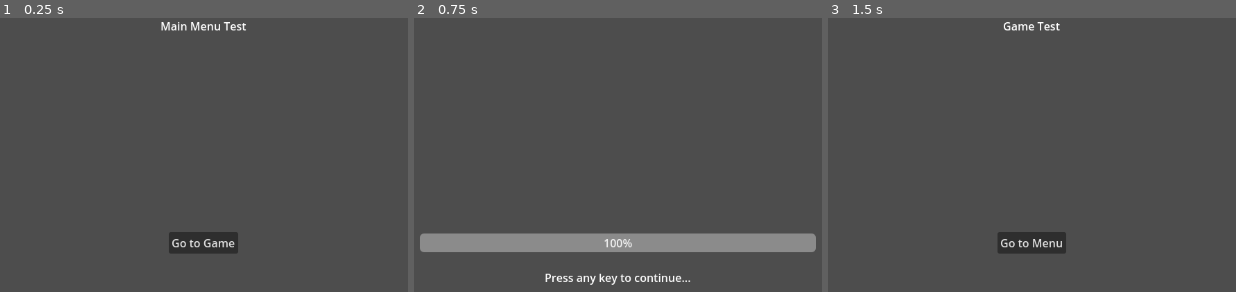
Above: before the commit, frames 1-3 (left to right).
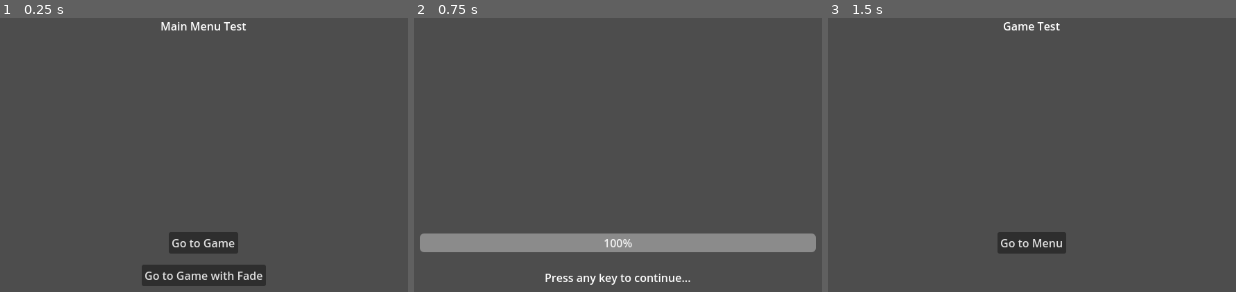
Above: after the commit, the same moments.

Repository: VargaDot/ComposerGodot
Game: Godot game, scene res://Menu/menu.tscn
The game is run twice, just before and just after one commit, with the same random seed, the same clock (stepped at 60 frames per second) and the same inputs.
Inputs:
- Up to frame 1 (0.25 s): no input
- Up to frame 2 (0.75 s): click "Go to Game" at 0.5 s
- Up to frame 3 (1.5 s): tap Enter (activate) at 1.25, 1.35 s

The runs differ from the first frame. In frame 1, 2.1% of the frame differs, in the area x 34-66%, y 90-98%; in frame 2, nothing differs; in frame 3, nothing differs.

Commit message:
Better loading screen support; removed LoadSettings

Diff:
--- a/Composer/Composer.gd
+++ b/Composer/Composer.gd
@@ -1,17 +1,15 @@
 extends Node
 
 signal started_loading(path: String)
-
 signal invalid_scene(path: String)
 signal failed_loading(path: String)
 signal updated_loading(path: String, progress: int)
+signal finished_loading(scene: Node)
 
-signal finished_loading(scene: Resource)
-signal finished_loading_for_scene()
+var _is_loading: bool = false
 
 var _loading_timer: Timer = null
 var _current_loading_path: String = ""
-var _current_load_settings: LoadSettings = null
 var _current_load_screen: Node = null
 
 func _ready() -> void:
@@ -21,22 +19,36 @@
 
 	_setup_timer()
 
-func load(path: String, load_settings: LoadSettings = null) -> void:
-	var loader: Error = ResourceLoader.load_threaded_request(path)
-	if not ResourceLoader.exists(path) or loader == null:
-		invalid_scene.emit(path)
+func load(path_to_scene: String) -> void:
+	if _is_loading: return
+
+	var loader: Error = ResourceLoader.load_threaded_request(path_to_scene)
+	if not ResourceLoader.exists(path_to_scene) or loader == null:
+		invalid_scene.emit(path_to_scene)
 		return
+
+	_is_loading = true
 
 	if _loading_timer == null: _setup_timer()
 
-	if load_settings != null: _setup_load(load_settings)
-
 	get_tree().current_scene.queue_free()
 
-	_current_loading_path = path
+	_current_loading_path = path_to_scene
 	_loading_timer.start()
 
 	started_loading.emit(_current_loading_path)
+
+func setup_load_screen(path_to_load_screen: String) -> Node:
+	_current_load_screen = load(path_to_load_screen).instantiate()
+
+	get_tree().root.call_deferred("add_child",_current_load_screen)
+	get_tree().root.call_deferred("move_child",_current_load_screen, get_child_count()-1)
+
+	return _current_load_screen
+
+func clear_load_screen() -> void:
+	_current_load_screen.queue_free()
+	_current_load_screen = null
 
 func check_loading_status() -> void:
 	var load_progress: Array = []
@@ -55,7 +67,7 @@
 			updated_loading.emit(_current_loading_path, int(load_progress[0] * 100))
 		ResourceLoader.THREAD_LOAD_LOADED:
 			_loading_timer.stop()
-			finished_loading.emit(ResourceLoader.load_threaded_get(_current_loading_path))
+			finished_loading.emit(ResourceLoader.load_threaded_get(_current_loading_path).instantiate())
 
 func _setup_timer() -> void:
 	_loading_timer = Timer.new()
@@ -64,37 +76,15 @@
 	_loading_timer.timeout.connect(check_loading_status)
 	get_tree().root.call_deferred("add_child",_loading_timer)
 
-func _setup_load(load_settings: LoadSettings) -> void:
-	_current_load_settings = load_settings
+func _on_finished_loading(scene: Node) -> void:
+	get_tree().root.call_deferred("add_child", scene)
+	get_tree().set_deferred("current_scene", scene)
 
-	_current_load_screen = load(_current_load_settings.loading_screen).instantiate()
-	updated_loading.connect(Callable(_current_load_screen, _current_load_settings.load_screen_update_func))
-	finished_loading.connect(Callable(_current_load_screen, _current_load_settings.load_screen_finsh_func))
-
-	get_tree().root.call_deferred("add_child",_current_load_screen)
-	get_tree().root.call_deferred("move_child",_current_load_screen, get_child_count()-1)
+	_current_loading_path = ""
+	_is_loading = false
 
 func _on_invalid_scene(path: String) -> void:
 	printerr("Error: Invalid resource: " + path)
 
 func _on_failed_loading(path: String) -> void:
 	printerr("Error: Failed to load resource: " + path)
-
-func _on_finished_loading(scene: PackedScene) -> void:
-	var new_scene: Node = scene.instantiate()
-
-	if _current_load_settings != null:
-		new_scene.hide()
-		new_scene.process_mode = Node.PROCESS_MODE_DISABLED
-		finished_loading_for_scene.connect(Callable(new_scene, _current_load_settings.loaded_scene_start_func))
-
-		if _current_load_settings.call_finished_for_scene:
-			finished_loading_for_scene.emit()
-			_current_load_screen.queue_free()
-
-	get_tree().root.call_deferred("add_child", new_scene)
-	get_tree().set_deferred("current_scene", new_scene)
-
-	_current_load_settings = null
-	_current_load_screen = null
-	_current_loading_path = ""
--- a/Composer/LoadSettings.gd
+++ /dev/null
@@ -1,7 +0,0 @@
-class_name LoadSettings extends Resource
-
-var loading_screen: String
-var load_screen_update_func: String
-var load_screen_finsh_func: String
-var loaded_scene_start_func: String
-var call_finished_for_scene: bool = false
--- a/Game/game.gd
+++ b/Game/game.gd
@@ -1,6 +1,11 @@
 class_name Game extends Node2D
 
-func on_loading_finished() -> void:
+func _ready() -> void:
+	hide()
+	$CanvasLayer.hide()
+	process_mode = Node.PROCESS_MODE_DISABLED
+
+func on_loading_activated() -> void:
 	show()
 	$CanvasLayer.show()
 	process_mode = Node.PROCESS_MODE_INHERIT
--- a/Game/game.tscn
+++ b/Game/game.tscn
@@ -6,7 +6,6 @@
 script = ExtResource("1_k467b")
 
 [node name="CanvasLayer" type="CanvasLayer" parent="."]
-visible = false
 
 [node name="Control" type="Control" parent="CanvasLayer"]
 layout_mode = 3
--- a/Load Screen/load_screen.gd
+++ b/Load Screen/load_screen.gd
@@ -1,13 +1,19 @@
 class_name LoadScreen extends Node2D
 
+signal loading_activated
+
 func _ready() -> void:
+	Composer.updated_loading.connect(update_load_screen)
+	Composer.finished_loading.connect(loading_finished)
 	set_process(false)
 
 func update_load_screen(progress: int) -> void:
 	$CanvasLayer/LoadScreen/ProgressBar.value = progress
 	print("Progress: ", str(progress))
 
-func loading_finished(_scene: Resource) -> void:
+func loading_finished(scene: Node) -> void:
+	loading_activated.connect(scene.on_loading_activated)
+
 	$CanvasLayer/LoadScreen/ProgressBar.value = 100
 	$CanvasLayer/LoadScreen/FinishedLabel.show()
 	set_process(true)
@@ -15,5 +21,5 @@
 
 func _process(delta: float) -> void:
 	if Input.is_action_just_pressed("activate"):
-		Composer.finished_loading_for_scene.emit()
-		queue_free()
+		loading_activated.emit()
+		Composer.clear_load_screen()
--- /dev/null
+++ b/LoadScreenFade/FadeLoadScreen.tscn
@@ -0,0 +1,43 @@
+[gd_scene load_steps=2 format=3 uid="uid://c8lb8uqvt1i1g"]
+
+[ext_resource type="Script" path="res://LoadScreenFade/fade_load_screen.gd" id="1_3b66p"]
+
+[node name="FadeLoadScreen" type="Node2D"]
+script = ExtResource("1_3b66p")
+
+[node name="CanvasLayer" type="CanvasLayer" parent="."]
+layer = 100
+
+[node name="LoadScreen" type="Control" parent="CanvasLayer"]
+layout_mode = 3
+anchors_preset = 15
+anchor_right = 1.0
+anchor_bottom = 1.0
+grow_horizontal = 2
+grow_vertical = 2
+
+[node name="FadeRect" type="ColorRect" parent="CanvasLayer/LoadScreen"]
+visible = false
+layout_mode = 1
+anchors_preset = 15
+anchor_right = 1.0
+anchor_bottom = 1.0
+grow_horizontal = 2
+grow_vertical = 2
+color = Color(0, 0, 0, 1)
+
+[node name="FinishedLabel" type="Label" parent="CanvasLayer/LoadScreen"]
+visible = false
+layout_mode = 1
+anchors_preset = 8
+anchor_left = 0.5
+anchor_top = 0.5
+anchor_right = 0.5
+anchor_bottom = 0.5
+offset_left = -105.5
+offset_top = 38.5
+offset_right = 105.5
+offset_bottom = 61.5
+grow_horizontal = 2
+grow_vertical = 2
+text = "Press any key to continue..."
--- /dev/null
+++ b/LoadScreenFade/fade_load_screen.gd
@@ -0,0 +1,45 @@
+extends Node2D
+
+signal finished_fade_in
+signal loading_activated
+
+var _fade_tween: Tween
+
+func _ready() -> void:
+	load_screen_fade_in()
+	Composer.finished_loading.connect(loading_finished)
+	set_process(false)
+
+func load_screen_fade_in() -> void:
+	$CanvasLayer/LoadScreen/FadeRect.show()
+	$CanvasLayer/LoadScreen/FadeRect.color = Color(0,0,0,0)
+
+	_fade_tween = get_tree().create_tween()
+	_fade_tween.tween_property($CanvasLayer/LoadScreen/FadeRect,"color:a",1.0,0.75)
+	_fade_tween.tween_callback(func() -> void:
+		_fade_tween.kill()
+		finished_fade_in.emit()
+	)
+
+func load_screen_fade_out() -> void:
+	$CanvasLayer/LoadScreen/FinishedLabel.hide()
+	$CanvasLayer/LoadScreen/FadeRect.show()
+
+	_fade_tween = get_tree().create_tween()
+	_fade_tween.tween_property($CanvasLayer/LoadScreen/FadeRect,"color:a",0,0.75)
+	_fade_tween.tween_callback(func() -> void:
+		_fade_tween.kill()
+		Composer.clear_load_screen()
+	)
+
+func loading_finished(scene: Node) -> void:
+	loading_activated.connect(scene.on_loading_activated)
+	$CanvasLayer/LoadScreen/FinishedLabel.show()
+	set_process(true)
+	print("Finished")
+
+func _process(delta: float) -> void:
+	if Input.is_action_just_pressed("activate"):
+		loading_activated.emit()
+		load_screen_fade_out()
+		set_process(false)
--- a/Menu/menu.gd
+++ b/Menu/menu.gd
@@ -1,15 +1,16 @@
 extends Node2D
 
 @onready var load_screen: String = "res://Load Screen/LoadScreen.tscn"
-var load_settings: LoadSettings
+@onready var fade_load_screen: String = "res://LoadScreenFade/FadeLoadScreen.tscn"
 
-func _ready() -> void:
-	load_settings = LoadSettings.new()
-	load_settings.loading_screen = load_screen
-	load_settings.load_screen_update_func = "update_load_screen"
-	load_settings.load_screen_finsh_func = "loading_finished"
-	load_settings.loaded_scene_start_func = "on_loading_finished"
+var loading_screen: Node
+
+func _on_menu_button_pressed() -> void:
+	loading_screen = Composer.setup_load_screen(load_screen)
+	Composer.load("res://Game/game.tscn")
 
 
-func _on_menu_button_pressed() -> void:
-	Composer.load("res://Game/game.tscn", load_settings)
+func _on_fade_menu_button_pressed() -> void:
+	loading_screen = Composer.setup_load_screen(fade_load_screen)
+	await loading_screen.finished_fade_in
+	Composer.load("res://Game/game.tscn")
--- a/Menu/menu.tscn
+++ b/Menu/menu.tscn
@@ -39,4 +39,20 @@
 grow_vertical = 2
 text = "Go to Game"
 
+[node name="FadeMenuButton" type="Button" parent="CanvasLayer/Control"]
+layout_mode = 1
+anchors_preset = 8
+anchor_left = 0.5
+anchor_top = 0.5
+anchor_right = 0.5
+anchor_bottom = 0.5
+offset_left = -50.0
+offset_top = 32.0
+offset_right = 50.0
+offset_bottom = 63.0
+grow_horizontal = 2
+grow_vertical = 2
+text = "Go to Game with Fade"
+
 [connection signal="pressed" from="CanvasLayer/Control/MenuButton" to="." method="_on_menu_button_pressed"]
+[connection signal="pressed" from="CanvasLayer/Control/FadeMenuButton" to="." method="_on_fade_menu_button_pressed"]
